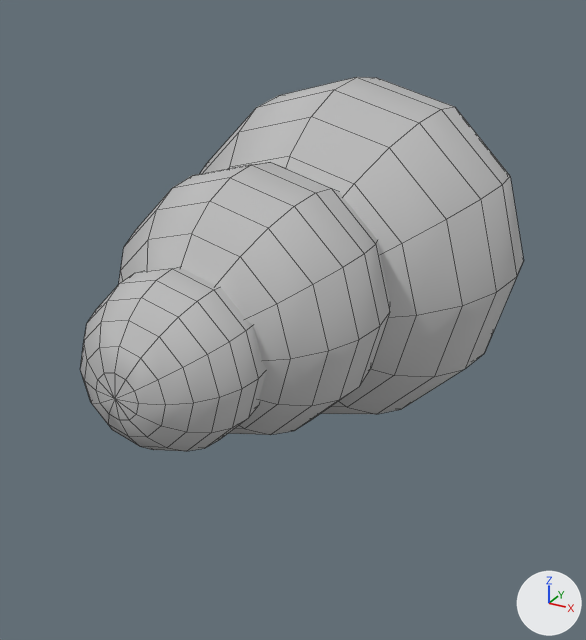
The FBX model Assets/Model/cloud.fbx, before and after one commit.
Camera for both pictures: a camera (50 mm lens) standing at (1.94, -4.26, 1.58) and looking at (-0.11, -0.53, -0.29). Lighting does not change. The marker at lower right points along +X, +Y and +Z. Mesh edges are drawn as thin lines.
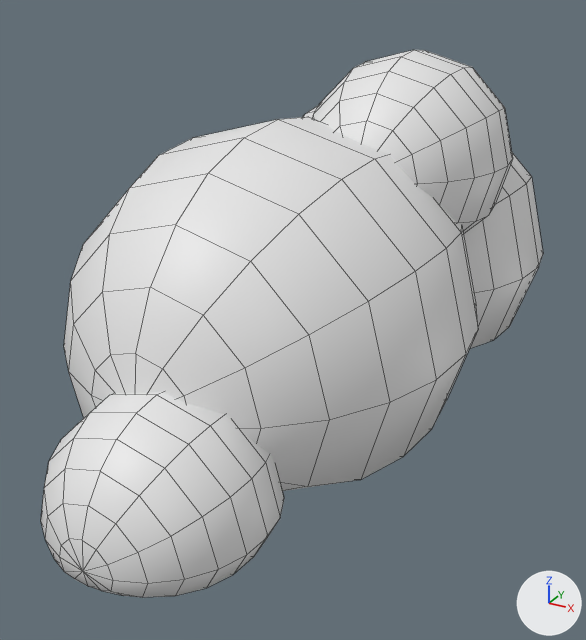
What changed in the scene script:
```text
Change me_untitled:
    where me_untitled.from_pydata(...)  # 670 vertices, 720 faces; spans x -100.0..100.0, y -100.0..100.0, z -186.0..216.0
    used by ob_sphere_005; location = (0.0, 0.0, 0.0); rotation_euler = (1.571, 0.0, 0.0), in degrees (90, 0, 0); scale = (0.01, 0.01, 0.01)
    remove me_untitled.materials.append(mat_lambert1)  # grey #bcbcbc
    me_untitled part 1: the loose piece of 134 vertices spanning x -100.0..100.0, y -100.0..100.0, z -109.0..109.0 is scaled about its middle by (0.01, 0.00735, 0.00921), then moved by (0.0, -1.0, -3.0)
    me_untitled part 2: the loose piece of 134 vertices spanning x -66.0..66.0, y -59.0..74.0, z 45.0..181.0 is scaled about its middle by (0.0304, 0.0267, 0.0354), then moved by (0.0, -7.0, -112.0)
    me_untitled part 3: the loose piece of 134 vertices spanning x -41.0..40.0, y -38.0..43.0, z 134.0..216.0 is scaled about its middle by (0.05, 0.0435, 0.049), then moved by (1.0, -2.0, -177.0)
    me_untitled part 4: a new loose piece, a UV sphere (12 segments, 12 rings, poles along z) spanning x -0.4..1.8, y 0.3..2.5, z -1.6..1.1
    me_untitled part 5: the loose piece of 134 vertices spanning x -58.0..14.0, y -6.0..65.0, z -138.0..-65.0 is scaled about its middle by (0.0279, 0.0205, 0.0273), then moved by (22.0, -30.0, 106.0)
Change ob_sphere_005:
    ob_sphere_005.location: (0.0, 0.0, 0.0) -> (0.02, -0.203, -0.091)
    ob_sphere_005.scale: (0.01, 0.01, 0.01) -> (0.494, 0.494, 0.494)
```

Where the change shows, as pixel boxes [x1, y1, x2, y2] in the pictures (586 x 640 px; the box of a moved part takes in the faces that stretch with it):
'Sphere.005', reshaped, moved, rescaled (13% wider, 46% taller)
    before: [80, 77, 524, 451]
    after: [41, 50, 543, 597]
part 1 of me_untitled, moved or reshaped (not visible afterwards)
    before: [200, 77, 524, 414]
part 2 of me_untitled, moved or reshaped
    before: [119, 162, 390, 435]
    after: [64, 117, 478, 491]
part 3 of me_untitled, moved or reshaped
    before: [80, 267, 267, 451]
    after: [303, 105, 543, 349]
part 4 of me_untitled, added
    after: [313, 50, 513, 234]
part 5 of me_untitled, moved or reshaped (not visible before)
    after: [41, 392, 284, 597]
